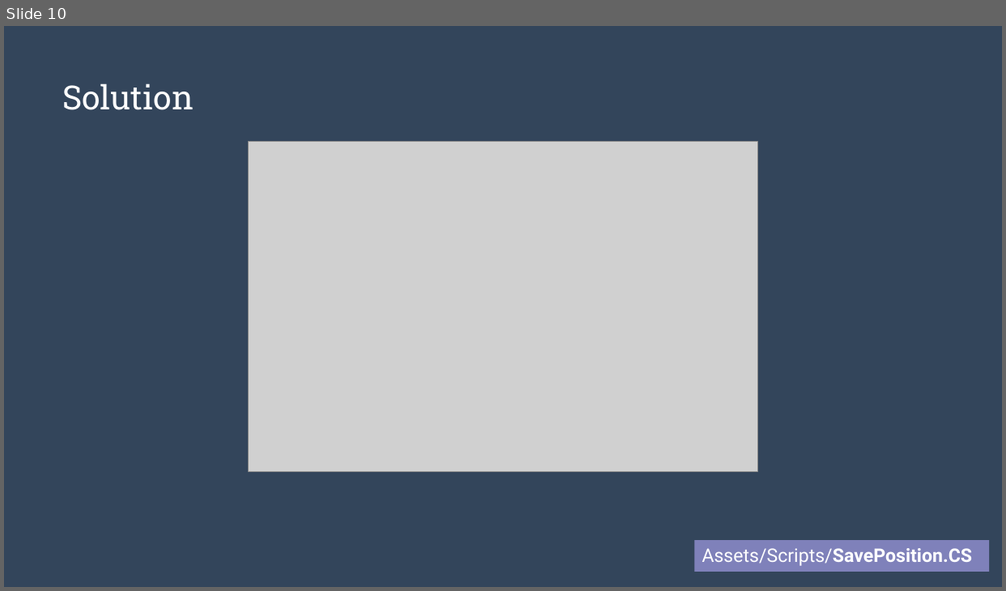
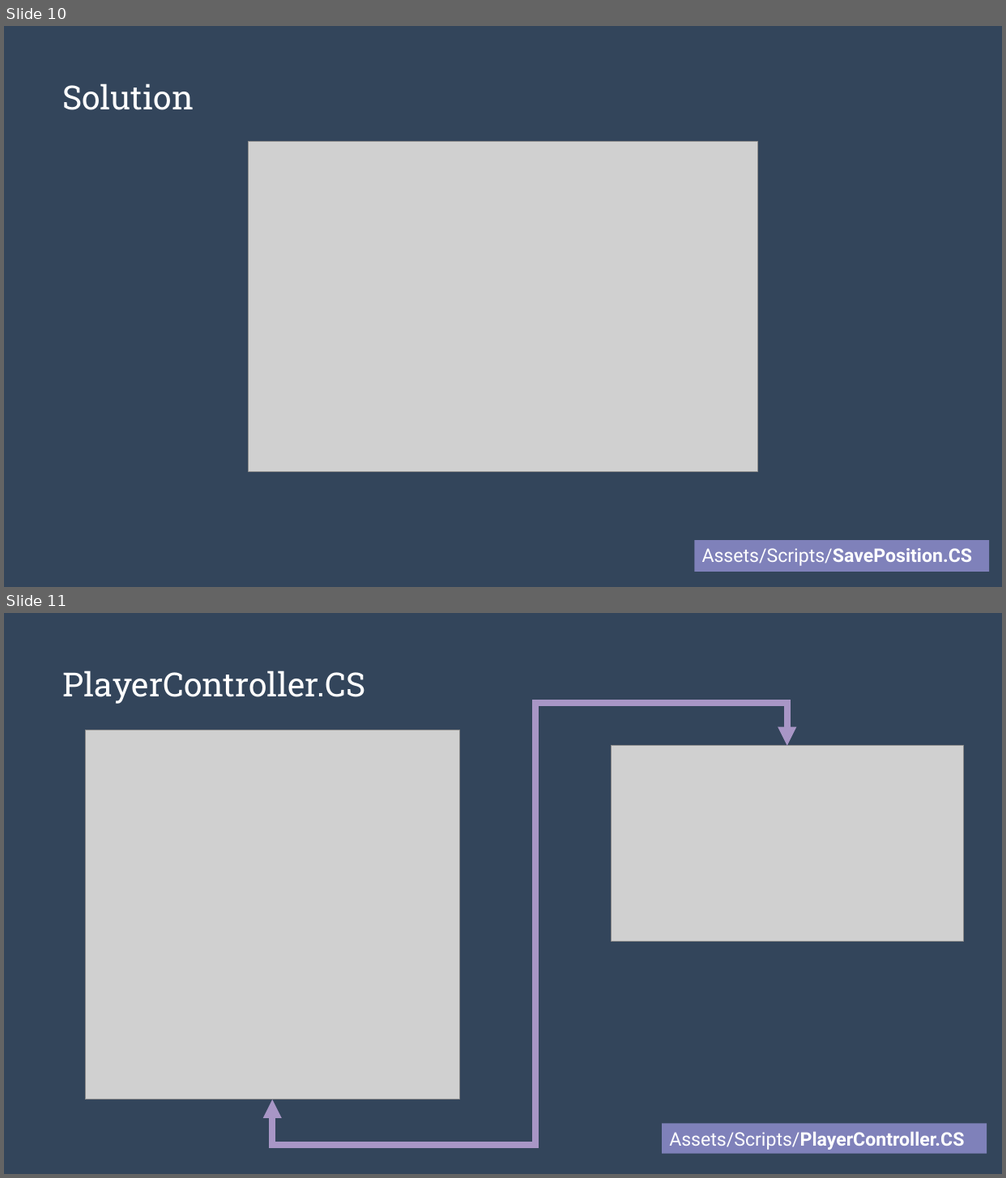
Before and after one commit to alexasummers/Serialization, a slide deck: Serialization/Lecture.pptx. Shown one above the other, each under a label of ours: slide 10 before the commit, slides 10 and 11 after it. The pictures are 1006x591 and 1006x1178 pixels, drawn with LibreOffice and Linux fonts; fonts in the diff are those of the drawing; grey boxes stand for pictures. Boxes give left, top, right and bottom in pixels: in the first picture for what was removed or moved away, otherwise in the second. Text is boxed around its words. In the diff, an @@ line names an element or a change of style, - is before the commit and + after.

Commit message:
Update PlayerControler and Lecture
Update PlayerControler to be clearer
Added PlayerControler.CS to lecture

```diff
--- a/Serialization/Lecture.pptx
+++ b/Serialization/Lecture.pptx
@@ slide 11 added at bbox=[4, 613, 1002, 1174], background #243141; not listed: 1 template element that a slide beside it also shows @@
@@ title added at bbox=[63, 671, 365, 704], 32 pt, text #FFFFFF @@
+PlayerController.CS
@@ elbow double arrow added from (272, 1100) to (787, 746), #A896C6 6 pt @@
@@ picture added at bbox=[85, 730, 459, 1101] @@
@@ picture added at bbox=[612, 746, 964, 941] @@
@@ rectangle added at bbox=[662, 1123, 987, 1153], fill #7F81BA, 18 pt, text #FFFFFF, bold @@
+Assets/Scripts/PlayerController.CS
```
Also in this commit, not shown: 1 slide removed, 5 other files.
